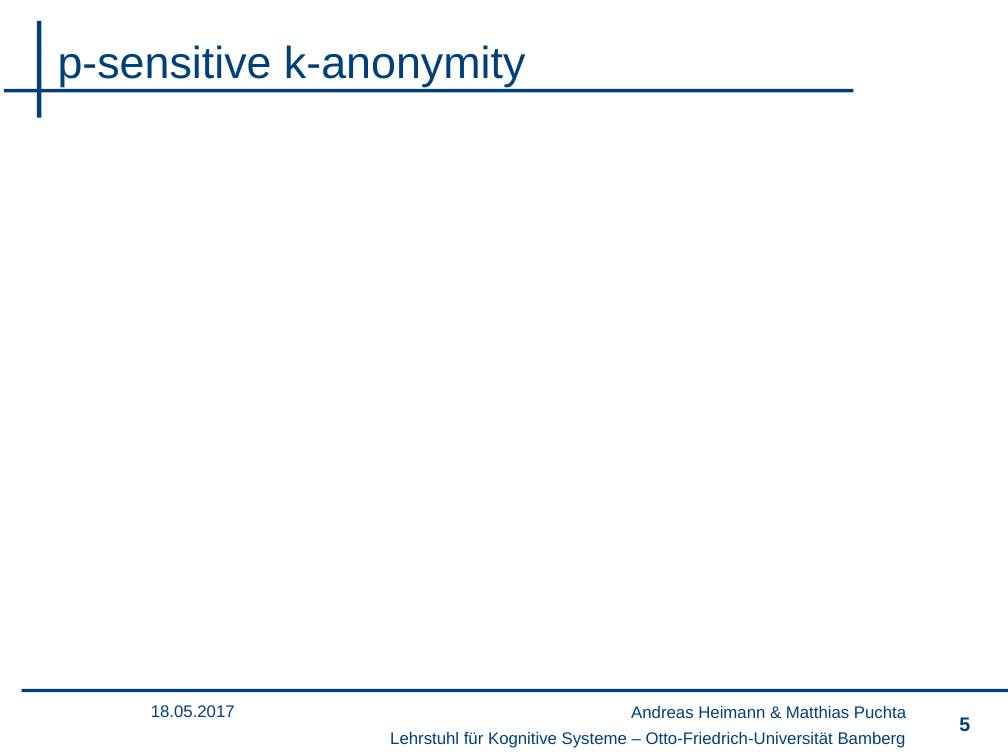
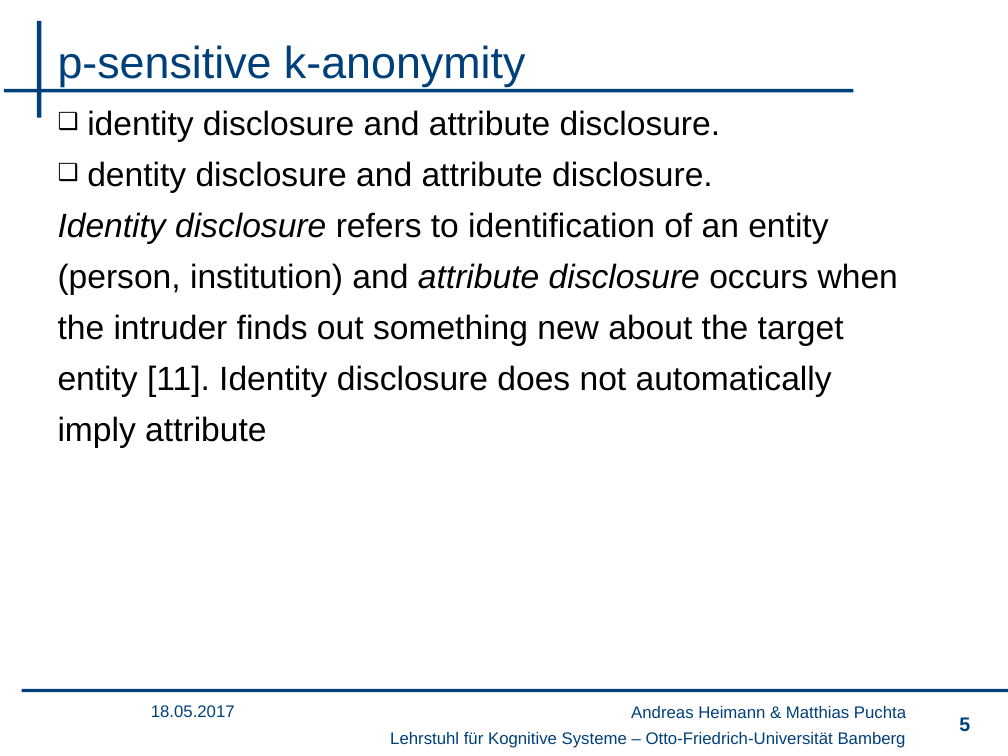
Before and after one commit to wsgan001/PSI-MSem, a slide deck: slide 5 of presentation/sicherheits.pptx. Drawn at 1008x756 pixels with LibreOffice and Linux fonts; fonts in the diff are those of the drawing; background and template pictures are left out. Boxes give left, top, right and bottom in pixels: in the first picture for what was removed or moved away, otherwise in the second. Text is boxed around its words. In the diff, an @@ line names an element or a change of style, - is before the commit and + after.

```diff
--- a/presentation/sicherheits.pptx
+++ b/presentation/sicherheits.pptx
@@ text added at <box>58,110,898,448</box>, 24 pt, text #000000 @@
+❑ identity disclosure and attribute disclosure.
+❑ dentity disclosure and attribute disclosure.
+Identity disclosure refers to identification of an entity
+(person, institution) and attribute disclosure occurs when
+the intruder finds out something new about the target
+entity [11]. Identity disclosure does not automatically
+imply attribute
```
Also in this commit, not shown: 3 other slides changed, 4 slides added, 1 other file.
